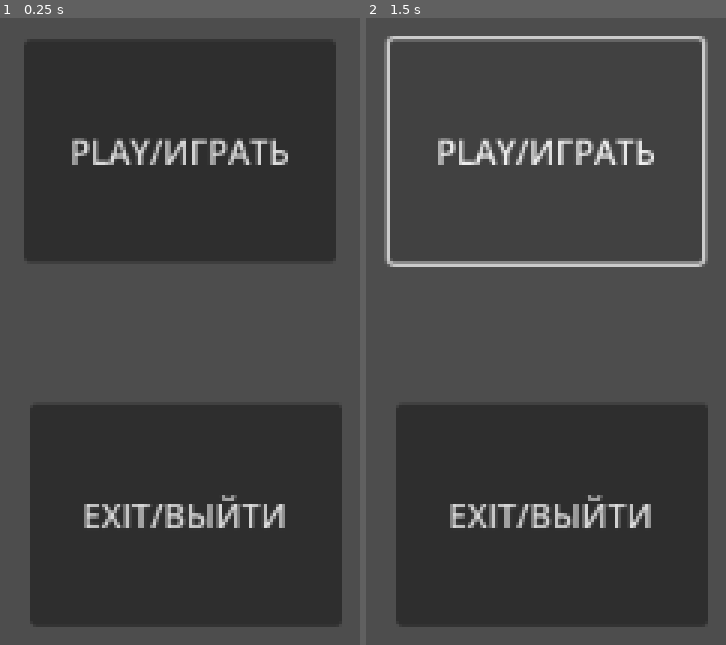
Above: before the commit, frames 1-2 (left to right).
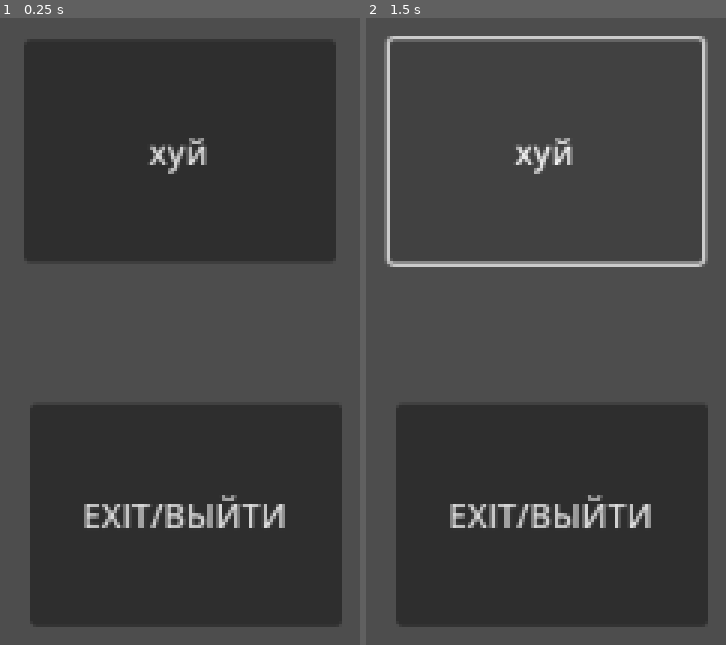
Above: after the commit, the same moments.

Repository: kirillbatzag/DA-dungeons-advencture
Game: Godot game, scene res://Main_Menu/main_menu.tscn
The game is run twice, just before and just after one commit, with the same random seed, the same clock (stepped at 60 frames per second) and the same inputs. The project has no main scene, so this scene is started directly.
Inputs:
- Up to frame 1 (0.25 s): no input
- Up to frame 2 (1.5 s): click "PLAY/ИГРАТЬ" (after the commit: "хуй") at 0.5 s; click "PLAY/ИГРАТЬ" (after the commit: "хуй") at 1.25 s

The runs differ from the first frame. In frame 1, 1.6% of the frame differs, in the area x 20-80%, y 19-25%; in frame 2, 1.6%.

Commit message:
Update main_menu.tscn

Diff:
--- a/Main_Menu/main_menu.tscn
+++ b/Main_Menu/main_menu.tscn
@@ -7,7 +7,7 @@
 offset_top = 38.0
 offset_right = 708.0
 offset_bottom = 145.0
-text = "PLAY/ИГРАТЬ"
+text = "хуй"
 text_overrun_behavior = 1
 
 [node name="Quit_BT" type="Button" parent="."]
